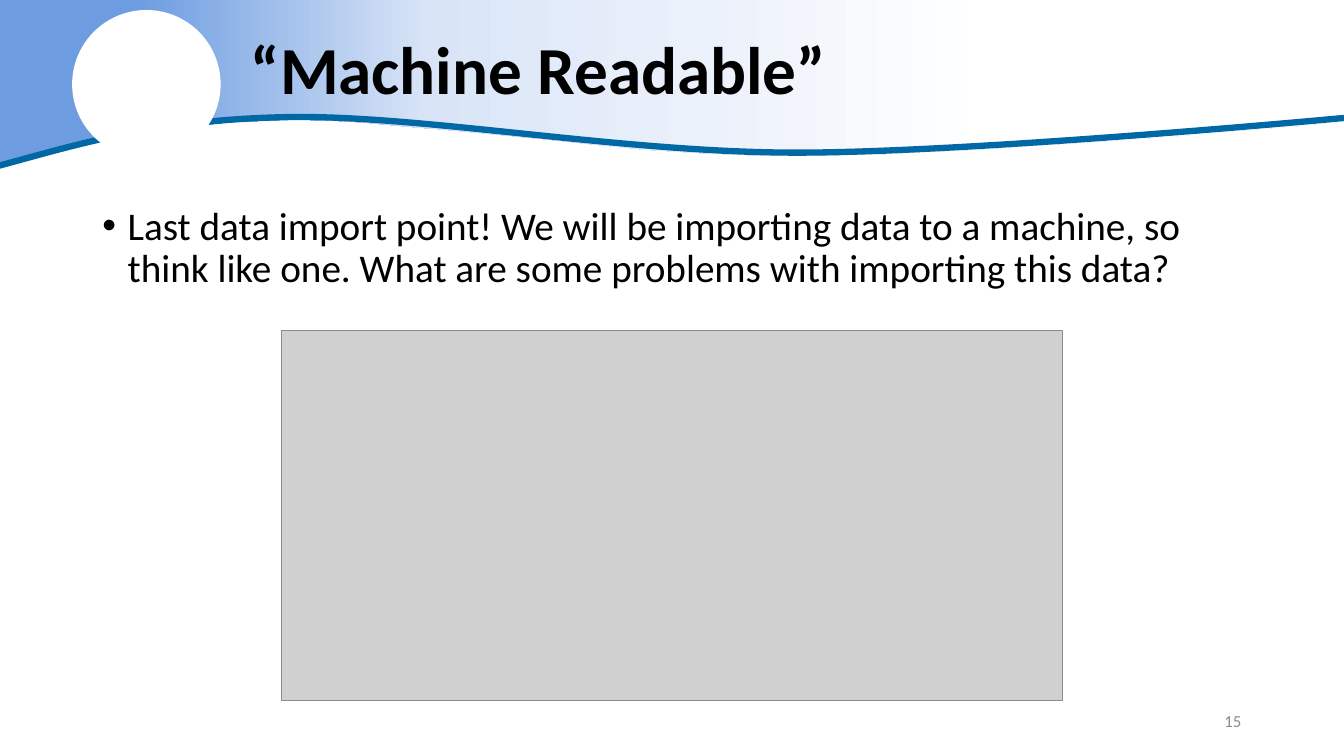
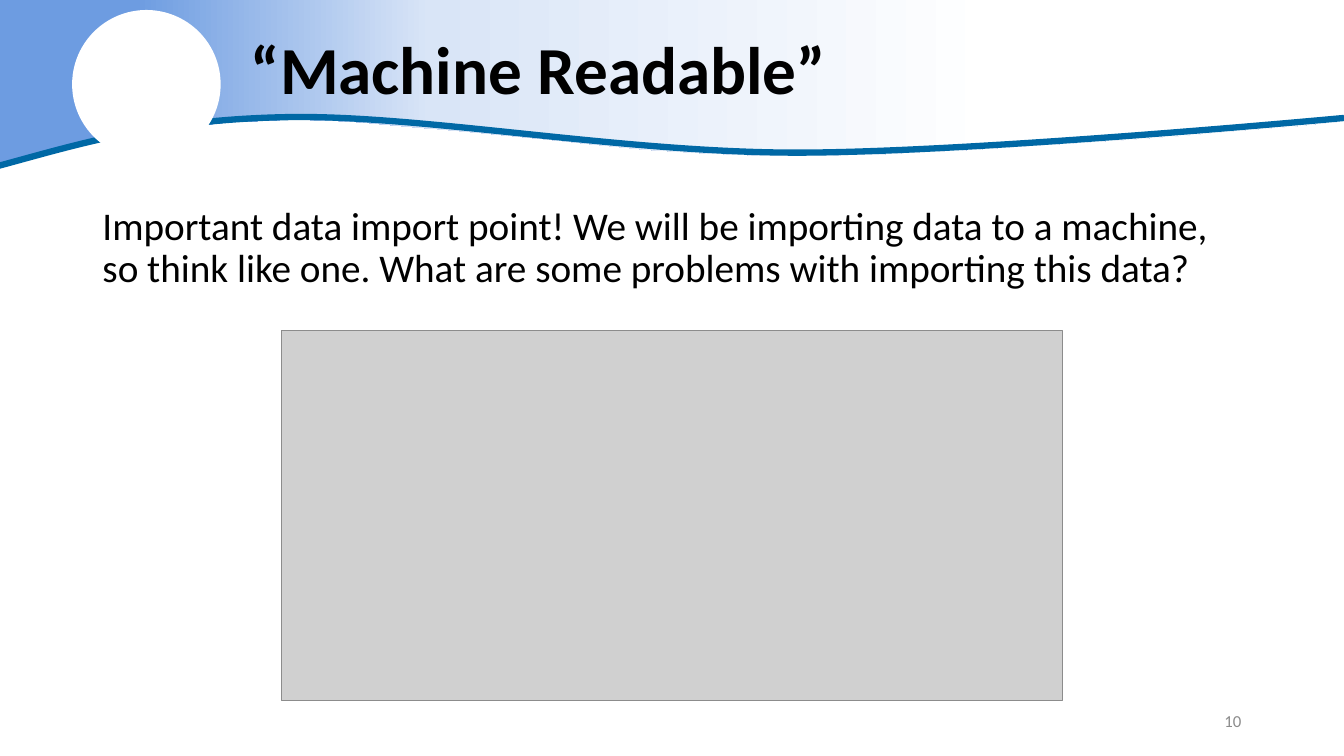
Before and after one commit to justinpriest/ADFG_R_Intro_Workshop, a slide deck: slide 10 of presentations/5 - Reading Real Data.pptx (slide 15 before the commit). Drawn at 1344x756 pixels with LibreOffice and Linux fonts; fonts in the diff are those of the drawing; grey boxes stand for pictures; background and template pictures are left out. Boxes give left, top, right and bottom in pixels: in the first picture for what was removed or moved away, otherwise in the second. Text is boxed around its words. In the diff, an @@ line names an element or a change of style, - is before the commit and + after.

```diff
--- a/presentations/5 - Reading Real Data.pptx
+++ b/presentations/5 - Reading Real Data.pptx
@@ text at <box>102,212,1207,289</box>: text changed @@
-• Last data import point! We will be importing data to a machine, so think like one. What are some problems with importing this data?
+Important data import point! We will be importing data to a machine, so think like one. What are some problems with importing this data?
@@ page number at <box>1224,716,1241,727</box>: text changed @@
-15
+10
```
Also in this commit, not shown: 11 other slides changed, 4 slides added.
